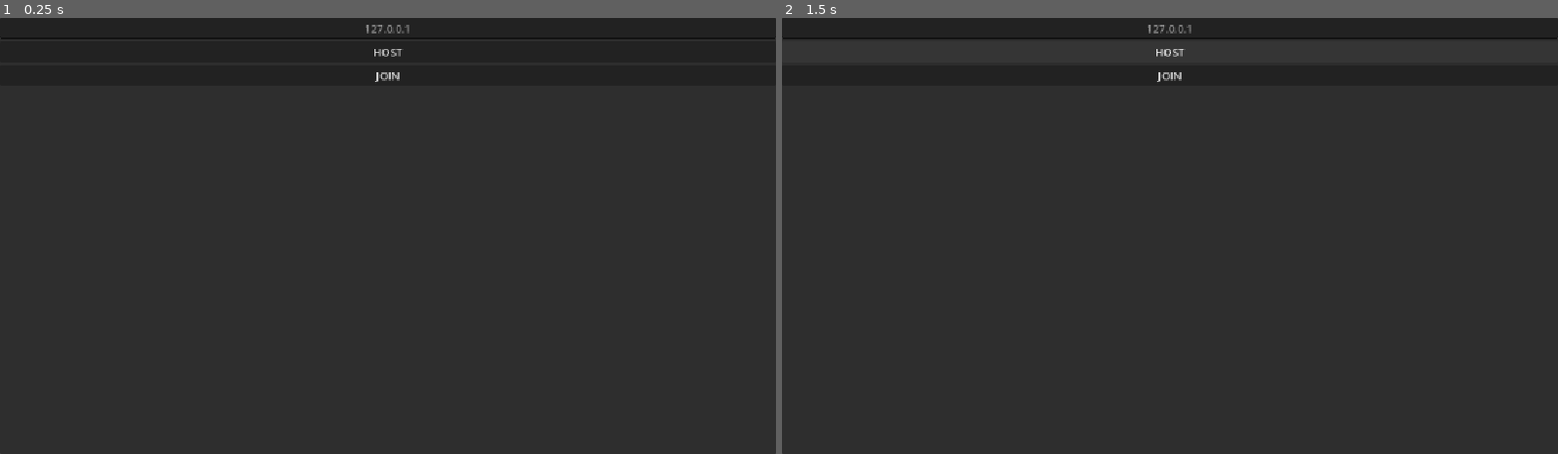
Above: before the commit, frames 1-2 (left to right).
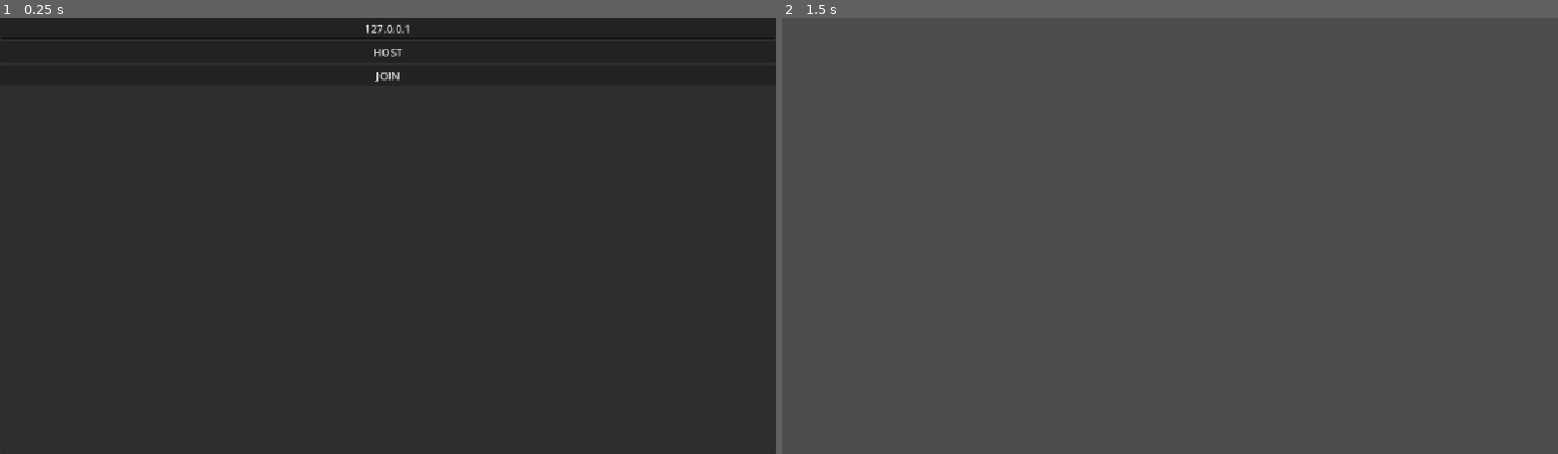
Above: after the commit, the same moments.

Repository: burvy/halcyon
Game: Godot game, scene res://scenes/main.tscn
Two runs of this game, one before a commit and one after it. Both use one fixed random seed, a clock stepped at 60 frames per second and the inputs below.
Inputs (mouse positions are in pixels of both pictures, inside the frame that each line leads up to):
- Up to frame 1 (0.25 s): no input
- Up to frame 2 (1.5 s): tap Enter at 0.5 s; move the mouse to (1340, 214) at 0.52 s; press the mouse at (1340, 214) at 0.53 s; hold D (east) 0.53-1.25 s; tap Space (jump) at 0.77 s; release the mouse at (1340, 214) at 1.25 s; click "HOST" at 1.25 s

The runs differ from the first frame. In frame 1, less than 0.1% of the frame differs, in the area x 47-53%, y 1-4%; in frame 2, 95%, in the area x 0-100%, y 0-100%.
Error before the commit: Cannot call method 'hide' on a null value. (res://scripts/main.gd:12)

Commit message:
fix: actually make it the text value

Diff:
--- a/scenes/main.tscn
+++ b/scenes/main.tscn
@@ -3,8 +3,10 @@
 [ext_resource type="Script" uid="uid://dh1sl4a8hvswj" path="res://scripts/main.gd" id="1_0wfyh"]
 [ext_resource type="PackedScene" uid="uid://cefgnum6eprwq" path="res://scenes/test_level.tscn" id="1_o5qli"]
 
-[node name="Main" type="Node3D" unique_id=1758475354]
+[node name="Main" type="Node3D" unique_id=1758475354 node_paths=PackedStringArray("input_address", "menu")]
 script = ExtResource("1_0wfyh")
+input_address = NodePath("UI/MenuContainer/Menu/Address")
+menu = NodePath("UI/MenuContainer")
 
 [node name="TestLevel" parent="." unique_id=1039025625 instance=ExtResource("1_o5qli")]
 
@@ -25,6 +27,7 @@
 
 [node name="Address" type="LineEdit" parent="UI/MenuContainer/Menu" unique_id=445791419]
 layout_mode = 2
+text = "127.0.0.1"
 placeholder_text = "127.0.0.1"
 alignment = 1
 
